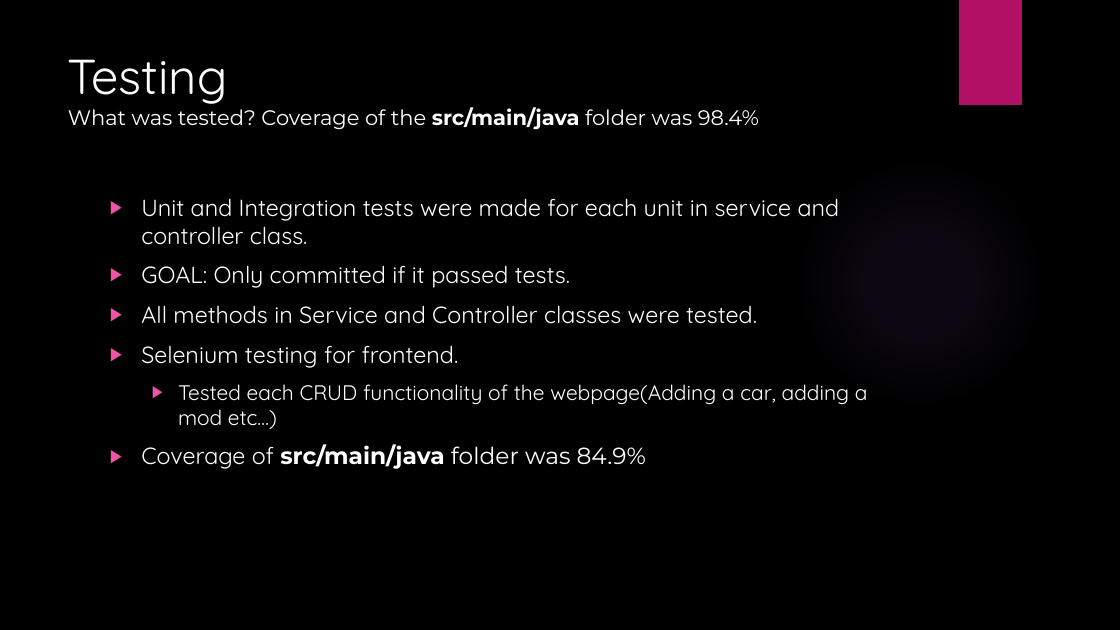
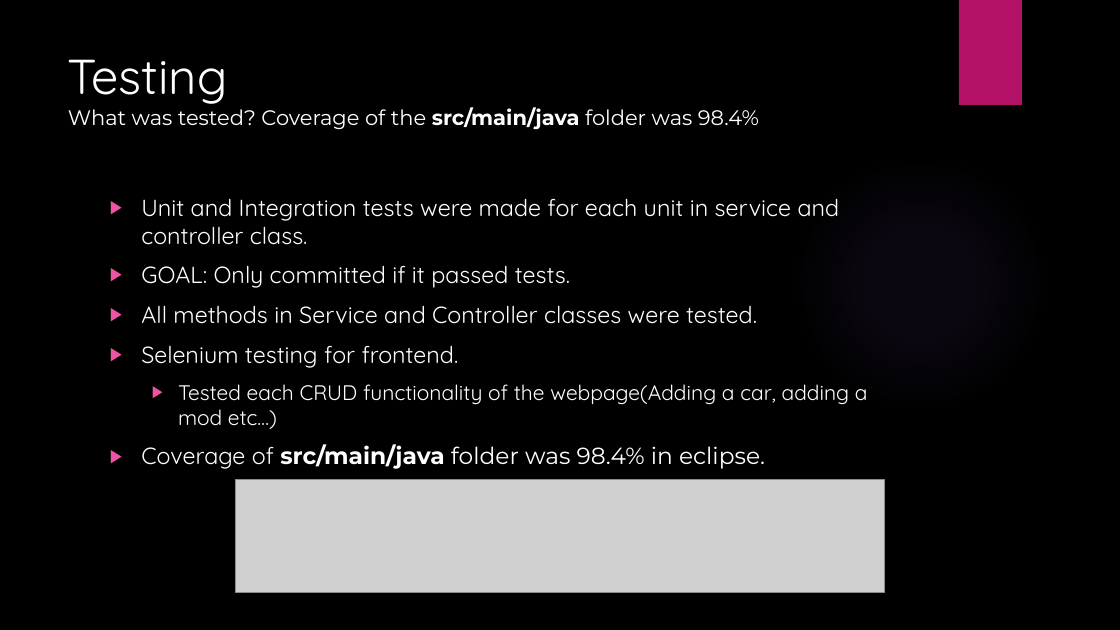
Before and after one commit to ashkl/HWA-CarModTracker, a slide deck: slide 5 of Documentation/HWA Project.pptx. Drawn at 1120x630 pixels with LibreOffice and Linux fonts; fonts in the diff are those of the drawing; grey boxes stand for pictures; background and template pictures are left out. Boxes give left, top, right and bottom in pixels: in the first picture for what was removed or moved away, otherwise in the second. Text is boxed around its words. In the diff, an @@ line names an element or a change of style, - is before the commit and + after.

```diff
--- a/Documentation/HWA Project.pptx
+++ b/Documentation/HWA Project.pptx
@@ text at (141,444,765,469): text changed @@
-▶ Coverage of src/main/java folder was 84.9%
+▶ Coverage of src/main/java folder was 98.4% in eclipse.
@@ picture added at (235,480,885,592) @@
```
Also in this commit, not shown: 3 other slides changed, 1 slide added, 15 other files.
